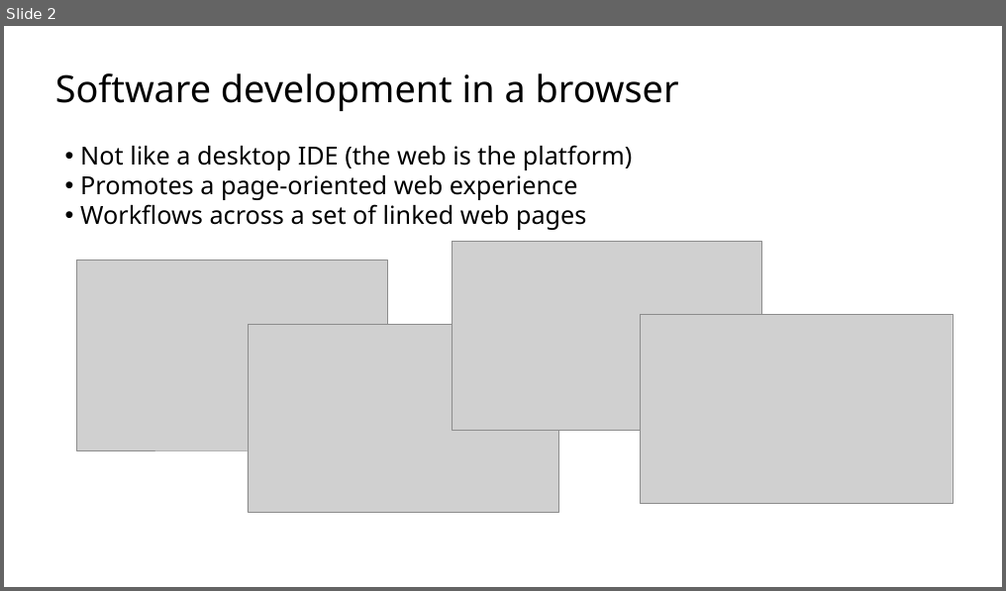
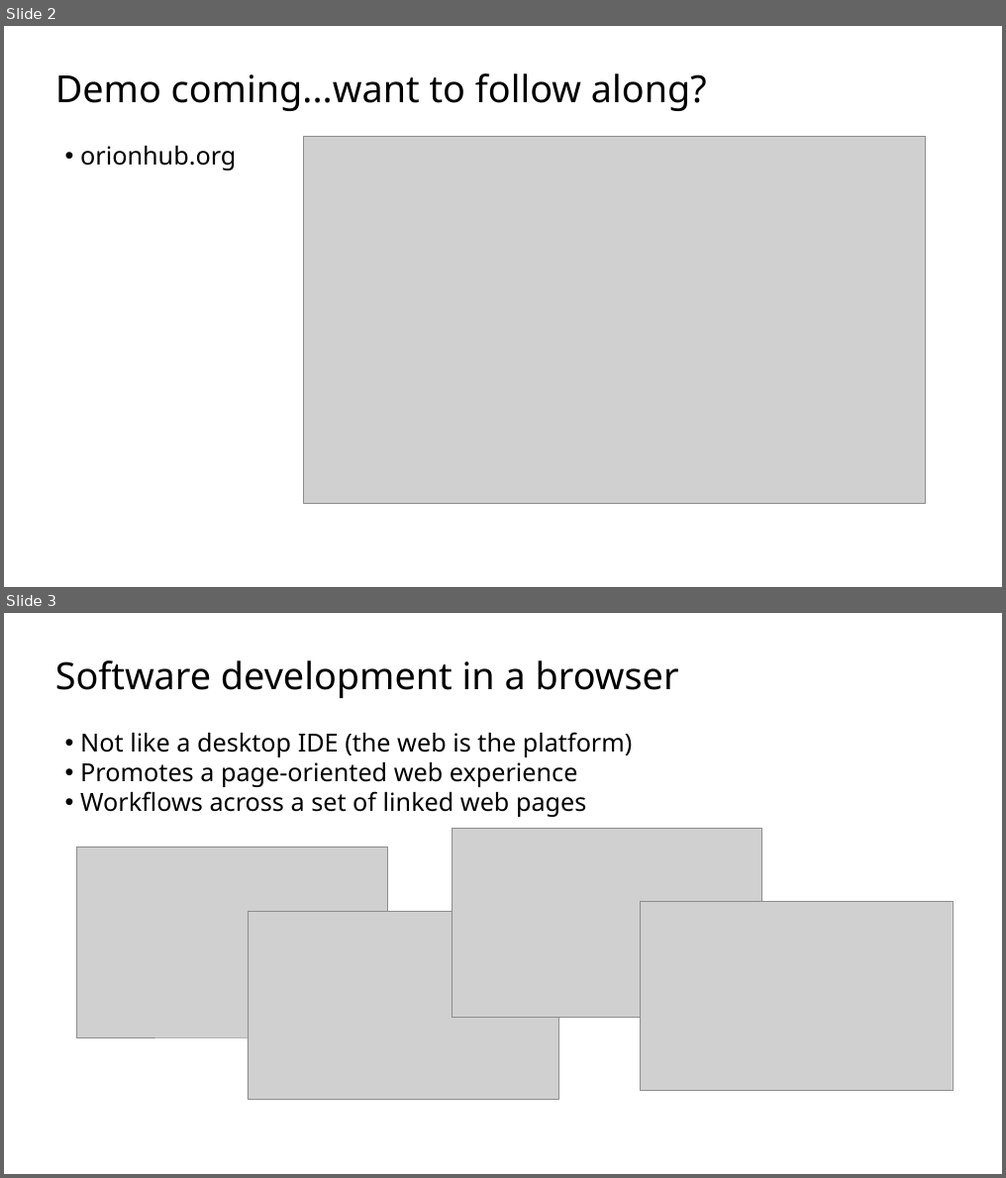
Before and after one commit to sfmccourt/oscon, a slide deck: osconorion.odp. Shown one above the other, each under a label of ours: slide 2 before the commit, slides 2 and 3 after it. The pictures are 1006x591 and 1006x1178 pixels, drawn with LibreOffice and Linux fonts; fonts in the diff are those of the drawing; grey boxes stand for pictures; background and template pictures are left out. Boxes give left, top, right and bottom in pixels: in the first picture for what was removed or moved away, otherwise in the second. Text is boxed around its words. In the diff, an @@ line names an element or a change of style, - is before the commit and + after.

```diff
--- a/osconorion.odp
+++ b/osconorion.odp
@@ slide 2 added at (4, 26, 1002, 587), background picture (left out) @@
@@ text added at (55, 74, 707, 171), 72 pt, text #000000 @@
+Demo coming...want to follow along?
+  • orionhub.org
@@ picture added at (303, 136, 926, 503) @@
@@ what was slide 2 is now slide 3 @@
```
Also in this commit, not shown: 2 slides changed, 3 other slides added, 2 slides removed, 1 other file.
